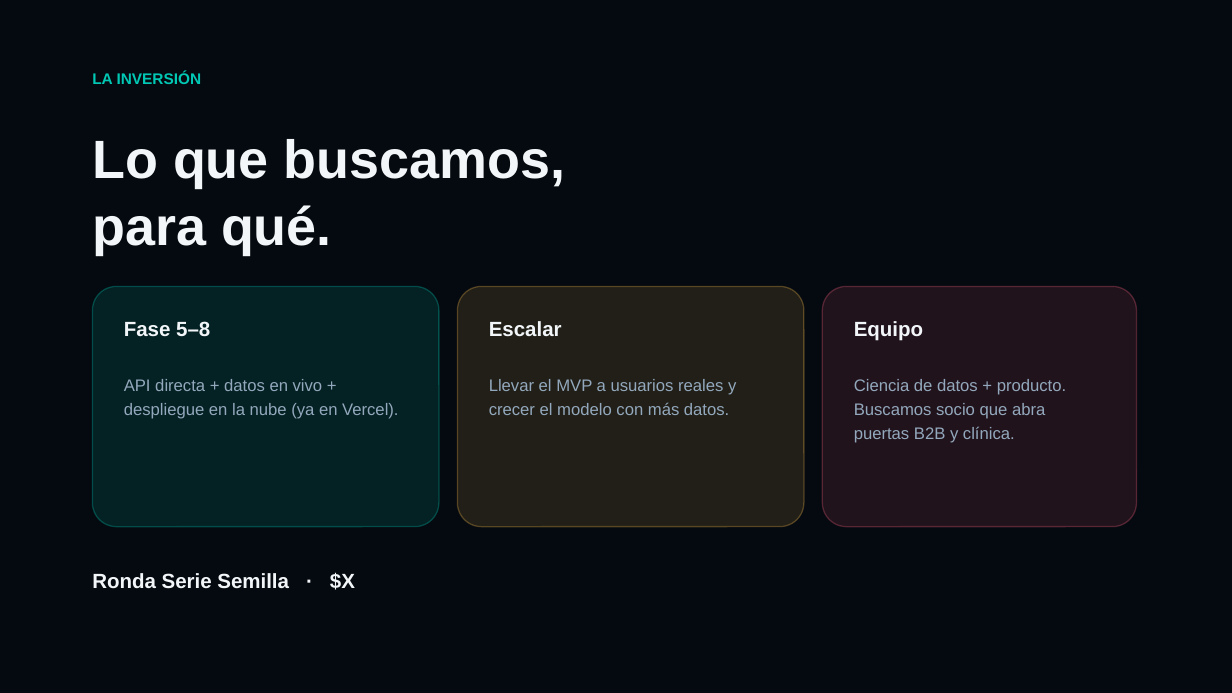
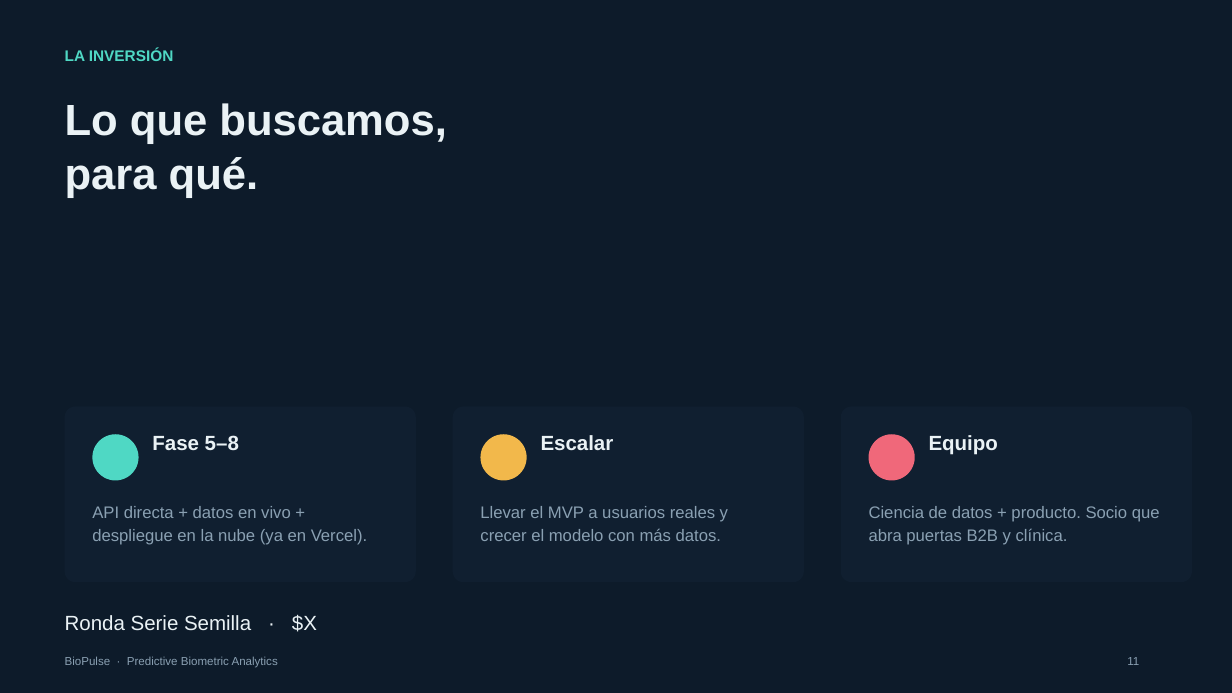
Before and after one commit to Emelecto/Bio-Pulse, a slide deck: slide 11 of pitch/BioPulse_Pitch_App_Actual.pptx. Drawn at 1232x693 pixels with LibreOffice and Linux fonts; fonts in the diff are those of the drawing. Boxes give left, top, right and bottom in pixels: in the first picture for what was removed or moved away, otherwise in the second. Text is boxed around its words. In the diff, an @@ line names an element or a change of style, - is before the commit and + after.

Commit message:
Pitch App Actual: rediseno minimalista con estilo de la presentacion anterior (sin imagenes AI)
- Mismas coordenadas/grilla que BioPulse_Pitch_Final: kicker T0.5, headline T1.0,
  cards W3.80 H1.90 en columnas 0.70/4.90/9.10, punto acento, footer T7.08
- 0 imagenes: estilo limpio, solo tipografia y tarjetas de color
- Contenido 100% app actual: BioScore, Riesgo, Sleep, Coach, Tu Laboratorio
  (mapa energia + forecast), Bienestar+Coach, diferenciacion, traccion, mercado, modelo, inversion
- Eliminadas imagenes AI (bp_hero_bg.png, bp_rings.png) del deck

```diff
--- a/pitch/BioPulse_Pitch_App_Actual.pptx
+++ b/pitch/BioPulse_Pitch_App_Actual.pptx
@@ rectangle at [0,0,1232,693]: fill #050A10 to #0D1B2A @@
@@ text "LA INVERSIÓN": place and size @@
-text "LA INVERSIÓN" at [92,72,202,84]
+text "LA INVERSIÓN" at [65,49,174,61]
@@ text "LA INVERSIÓN" at [65,49,174,61]: text colour #00C8B4 to #4FD8C4 @@
@@ text "Lo que buscamos, para qué.": place and size @@
-text "Lo que buscamos, para qué." at [92,139,565,255]
+text "Lo que buscamos, para qué." at [65,103,447,198]
@@ text "Lo que buscamos, para qué." at [65,103,447,198]: size 42 to 34 pt, text colour #F2F6F8 to #EAF2F5; line spacing 1.04 to 1.02 @@
@@ rounded rectangle removed at [823,287,1137,527] @@
@@ rounded rectangle: place and size @@
-rounded rectangle at [92,287,439,527]
+rounded rectangle at [65,407,416,582]
@@ rounded rectangle at [65,407,416,582]: fill #00C8B4 at 12% opacity to #101F30; outline #00C8B4 1 pt to none; proportions changed @@
@@ rounded rectangle: place and size @@
-rounded rectangle at [457,287,804,527]
+rounded rectangle at [453,407,804,582]
@@ rounded rectangle at [453,407,804,582]: fill #F2B84B at 12% opacity to #101F30; outline #F2B84B 1 pt to none; proportions changed @@
@@ rounded rectangle added at [841,407,1192,582], fill #101F30 @@
@@ ellipse added at [92,434,139,481], fill #4FD8C4 @@
@@ text "Fase 5–8": place and size @@
-text "Fase 5–8" at [124,321,210,337]
+text "Fase 5–8" at [152,435,239,450]
@@ ellipse added at [481,434,527,481], fill #F2B84B @@
@@ text "Escalar": place and size @@
-text "Escalar" at [489,321,562,337]
+text "Escalar" at [541,435,614,451]
@@ ellipse added at [869,434,915,481], fill #F0687A @@
@@ text colour #F2F6F8 to #EAF2F5 in 3 elements at [152,435,239,450], [541,435,614,451], [929,435,998,455] @@
@@ text "Equipo": place and size @@
-text "Equipo" at [854,321,923,341]
+text "Equipo" at [929,435,998,455]
@@ text "API directa + datos en ..." at [92,506,367,545]: text colour #93A8BC to #8AA0B2; line spacing 1.18 to 1.15 @@
@@ text "API directa + datos en ...": place and size @@
-text "API directa + datos en ..." at [124,379,398,419]
+text "API directa + datos en ..." at [92,506,367,545]
@@ text "Llevar el MVP a usuarios ...": place and size @@
-text "Llevar el MVP a usuarios ..." at [489,379,736,415]
+text "Llevar el MVP a usuarios ..." at [480,506,728,541]
@@ text "Llevar el MVP a usuarios ..." at [480,506,728,541]: text colour #93A8BC to #8AA0B2; line spacing 1.18 to 1.15 @@
@@ text at [869,506,1160,545]: text changed; text colour #93A8BC to #8AA0B2 @@
-Ciencia de datos + producto. Buscamos socio que abra puertas B2B y clínica.
+Ciencia de datos + producto. Socio que abra puertas B2B y clínica.
@@ text "Ronda Serie Semilla · $X": place and size @@
-text "Ronda Serie Semilla · $X" at [92,572,355,590]
+text "Ronda Serie Semilla · $X" at [65,614,317,632]
@@ text "Ronda Serie Semilla · $X" at [65,614,317,632]: text colour #F2F6F8 to #EAF2F5, bold off; line spacing 1 to 1.2 @@
@@ text added at [65,656,278,668], 9 pt, text #8AA0B2 @@
+BioPulse · Predictive Biometric Analytics
@@ text added at [1127,657,1139,665], 9 pt, text #8AA0B2 @@
+11
```
Also in this commit, not shown: 10 other slides changed, 1 other file.
